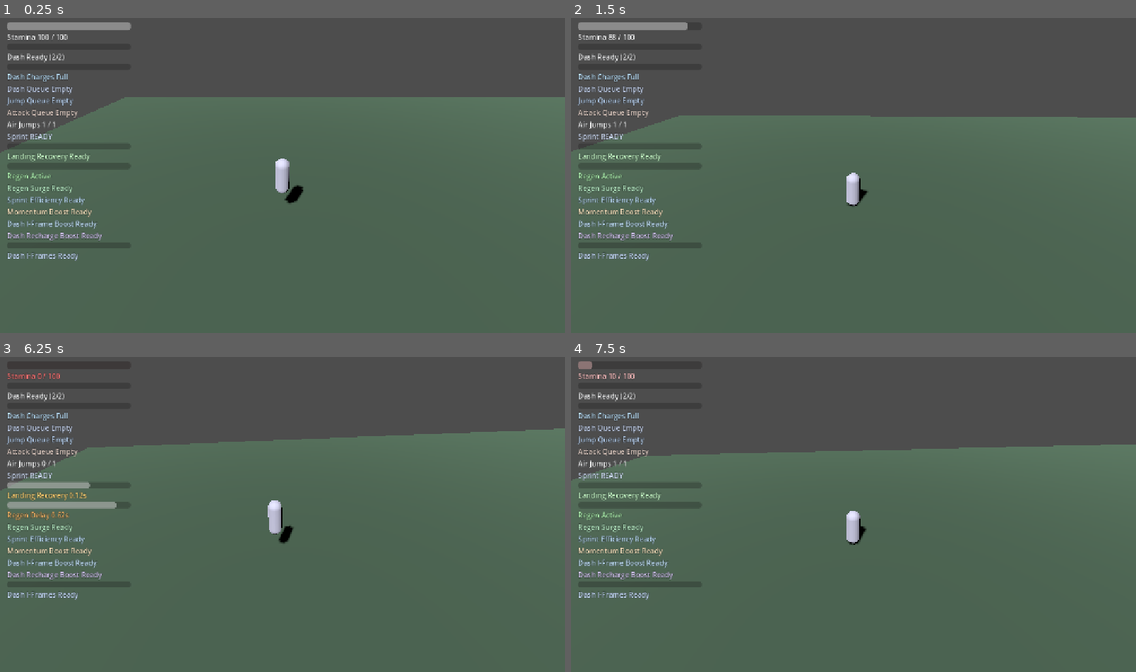
Above: before the commit, frames 1-4 (two rows, left to right).
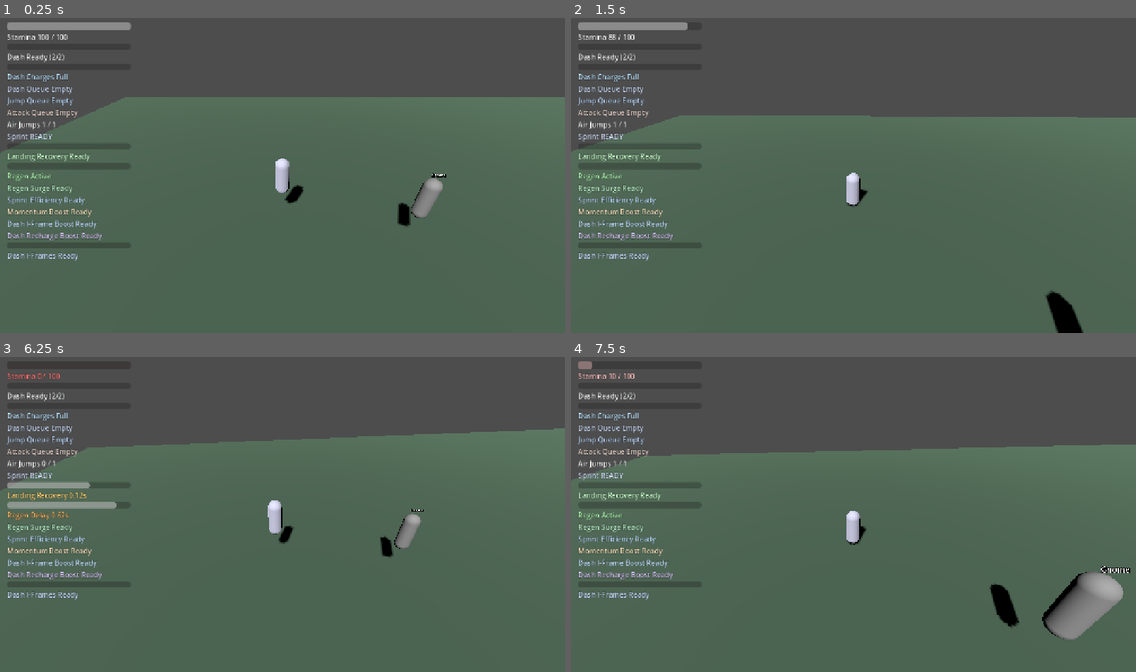
Above: after the commit, the same moments.

Repository: thegoatleroyjenkins/arpg-game
Game: Godot game, scene res://world/levels/open_world_3d.tscn
Same seed, same stepped clock (60 frames per second), same inputs: the game is played once before the commit and once after it.
Inputs (mouse positions are in pixels of both pictures, inside the frame that each line leads up to):
- Up to frame 1 (0.25 s): no input
- Up to frame 2 (1.5 s): tap Enter (ui_accept) at 0.5 s; move the mouse to (881, 172) at 0.52 s; press the mouse at (881, 172) at 0.53 s; hold W (move_up) from 0.53 s (still down); tap Space (jump) at 0.77 s; move the mouse to (825, 175) at 1.27 s; release the mouse at (825, 175) at 1.28 s; tap R (camera_recenter) at 1.35 s
- Up to frame 3 (6.25 s): tap Space (jump) at 1.52, 3.02, 3.77, 4.52, 6.02 s; move the mouse to (293, 508) at 2.02 s; tap Q (dash) at 2.1, 5.1 s; move the mouse to (276, 517) at 2.77 s; tap Shift (sprint) at 2.85, 5.85 s; move the mouse to (322, 517) at 3.52 s; press the mouse at (322, 517) at 3.53 s; move the mouse to (237, 508) at 4.27 s; release the mouse at (237, 508) at 4.28 s; tap R (camera_recenter) at 4.35 s; move the mouse to (288, 514) at 5.02 s; tap Enter (ui_accept) at 5.75 s; move the mouse to (259, 508) at 5.77 s; release W (move_up) at 5.78 s; hold D (move_right) from 5.78 s (still down)
- Up to frame 4 (7.5 s): move the mouse to (881, 511) at 6.52 s; release D (move_right) at 6.53 s; press the mouse at (881, 511) at 6.53 s; hold W (move_up) from 6.53 s (still down); tap Space (jump) at 6.77 s; move the mouse to (825, 514) at 7.27 s; release the mouse at (825, 514) at 7.28 s; tap R (camera_recenter) at 7.35 s

The runs differ from the first frame. In frame 1, 0.6% of the frame differs, in the area x 70-79%, y 49-67%; in frame 2, 0.5%; in frame 3, 0.4%; in frame 4, 2.2%, in the area x 74-99%, y 66-90%.

Commit message:
Add NPC named Gnome to open world scene

Diff:
--- a/world/levels/open_world_3d.tscn
+++ b/world/levels/open_world_3d.tscn
@@ -14,6 +14,14 @@
 radius = 0.35
 mid_height = 1.0
 
+[sub_resource type="CapsuleShape3D" id="CapsuleShape3D_npc"]
+radius = 0.33
+height = 1.65
+
+[sub_resource type="CapsuleMesh" id="CapsuleMesh_npc"]
+radius = 0.33
+mid_height = 0.95
+
 [node name="OpenWorld3D" type="Node3D"]
 
 [node name="DirectionalLight3D" type="DirectionalLight3D" parent="."]
@@ -43,6 +51,22 @@
 
 [node name="Camera3D" type="Camera3D" parent="Player/CameraPivot"]
 current = true
+
+[node name="NpcGnome" type="CharacterBody3D" parent="." groups=["npcs"]]
+position = Vector3(30, 2, 26)
+
+[node name="CollisionShape3D" type="CollisionShape3D" parent="NpcGnome"]
+position = Vector3(0, 0.82, 0)
+shape = SubResource("CapsuleShape3D_npc")
+
+[node name="MeshInstance3D" type="MeshInstance3D" parent="NpcGnome"]
+position = Vector3(0, 0.82, 0)
+mesh = SubResource("CapsuleMesh_npc")
+
+[node name="NameLabel" type="Label3D" parent="NpcGnome"]
+position = Vector3(0, 2.05, 0)
+billboard = 1
+text = "Gnome"
 
 [node name="WorldStreamer" type="Node" parent="."]
 script = ExtResource("4_world_streamer")
Not shown: 1 places in world/levels/open_world_3d.tscn that only renumber resources
